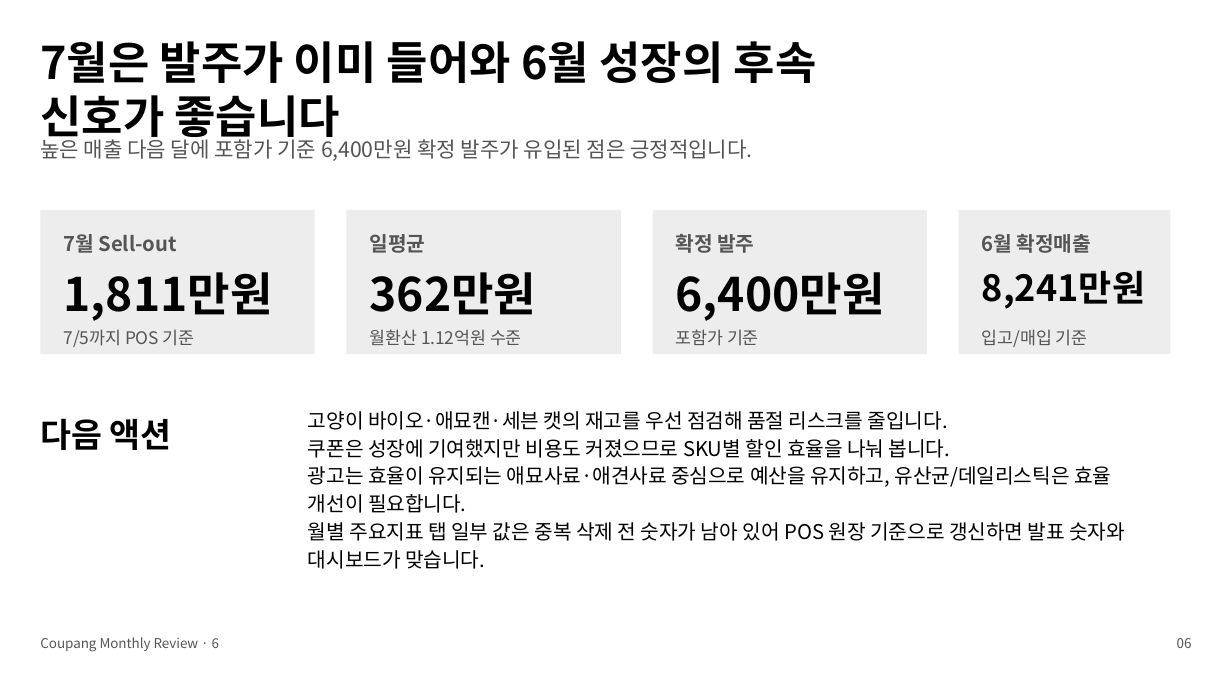
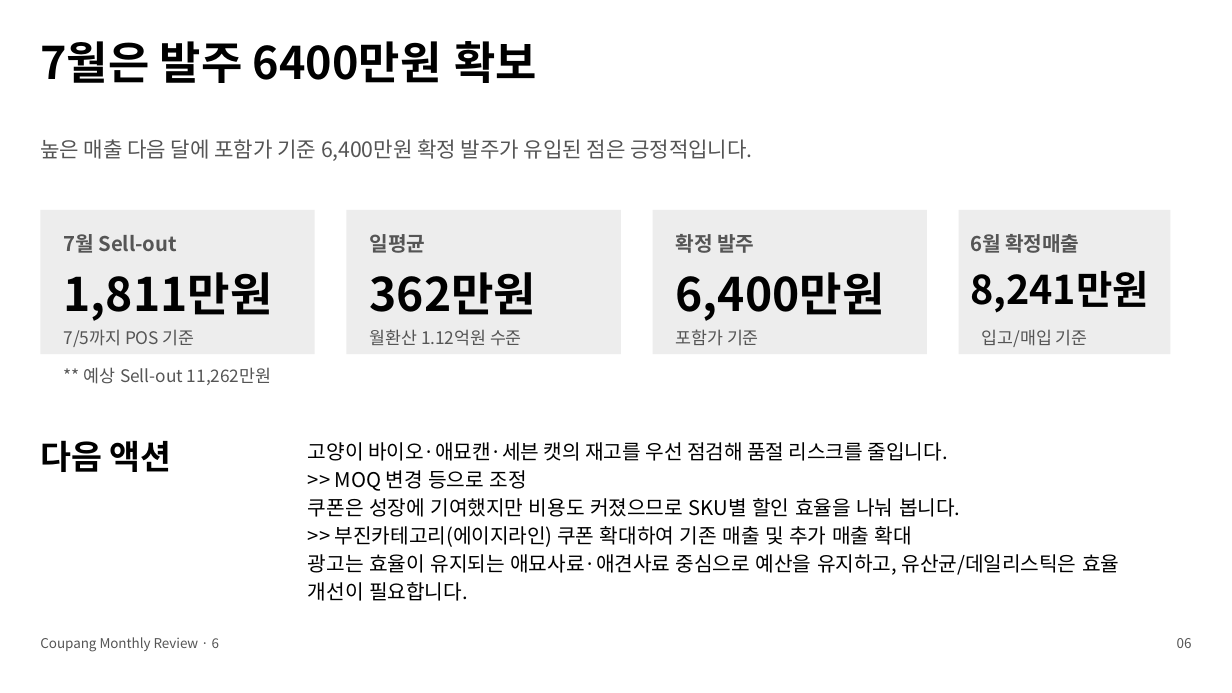
Before and after one commit to dlsgh87-spec/new-project, a slide deck: slide 4 of outputs/coupang_monthly_review_2026_06.pptx (slide 6 before the commit). Drawn at 1232x693 pixels with LibreOffice and Linux fonts; fonts in the diff are those of the drawing. Boxes give left, top, right and bottom in pixels: in the first picture for what was removed or moved away, otherwise in the second. Text is boxed around its words. In the diff, an @@ line names an element or a change of style, - is before the commit and + after.

```diff
--- a/outputs/coupang_monthly_review_2026_06.pptx
+++ b/outputs/coupang_monthly_review_2026_06.pptx
@@ text removed at bbox=[40, 41, 817, 144] @@
-7월은 발주가 이미 들어와 6월 성장의 후속 신호가 좋습니다
@@ text added at bbox=[40, 41, 537, 83], 35 pt, text #000000, bold @@
+7월은 발주 6400만원 확보
@@ text "6월 확정매출": place and size @@
-text "6월 확정매출" at bbox=[982, 234, 1091, 253]
+text "6월 확정매출" at bbox=[970, 234, 1079, 253]
@@ text "8,241만원": place and size @@
-text "8,241만원" at bbox=[982, 270, 1146, 309]
+text "8,241만원" at bbox=[970, 271, 1149, 313]
@@ text "8,241만원" at bbox=[970, 271, 1149, 313]: size 28.2 to 30.9 pt @@
@@ text added at bbox=[83, 367, 272, 385], 13.5 pt, text #555555 @@
+** 예상 Sell-out 11,262만원
@@ text "다음 액션": place and size @@
-text "다음 액션" at bbox=[40, 418, 172, 450]
+text "다음 액션" at bbox=[40, 440, 172, 472]
@@ text "고양이 바이오·애묘캔·세븐 캣의 재고를 우선 ...": place and size @@
-text "고양이 바이오·애묘캔·세븐 캣의 재고를 우선 ..." at bbox=[308, 411, 1125, 569]
+text "고양이 바이오·애묘캔·세븐 캣의 재고를 우선 ..." at bbox=[308, 442, 1119, 601]
@@ text at bbox=[335, 470, 527, 491]: paragraph added @@
+>> MOQ 변경 등으로 조정
@@ text at bbox=[308, 522, 1125, 569]: paragraph removed @@
-월별 주요지표 탭 일부 값은 중복 삭제 전 숫자가 남아 있어 POS 원장 기준으로 갱신하면 발표 숫자와 대시보드가 맞습니다.
@@ text at bbox=[335, 526, 912, 547]: paragraph added @@
+>> 부진카테고리(에이지라인) 쿠폰 확대하여 기존 매출 및 추가 매출 확대
```
Also in this commit, not shown: 3 other slides changed, 1 slide added, 2 slides removed.
